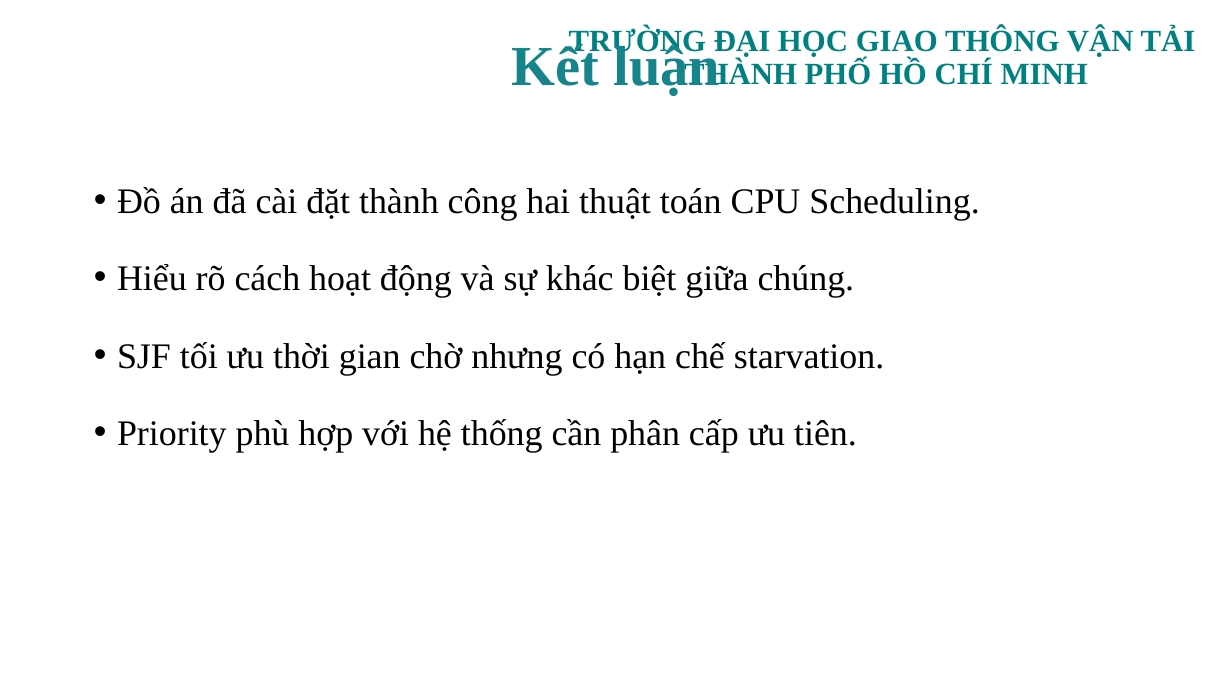
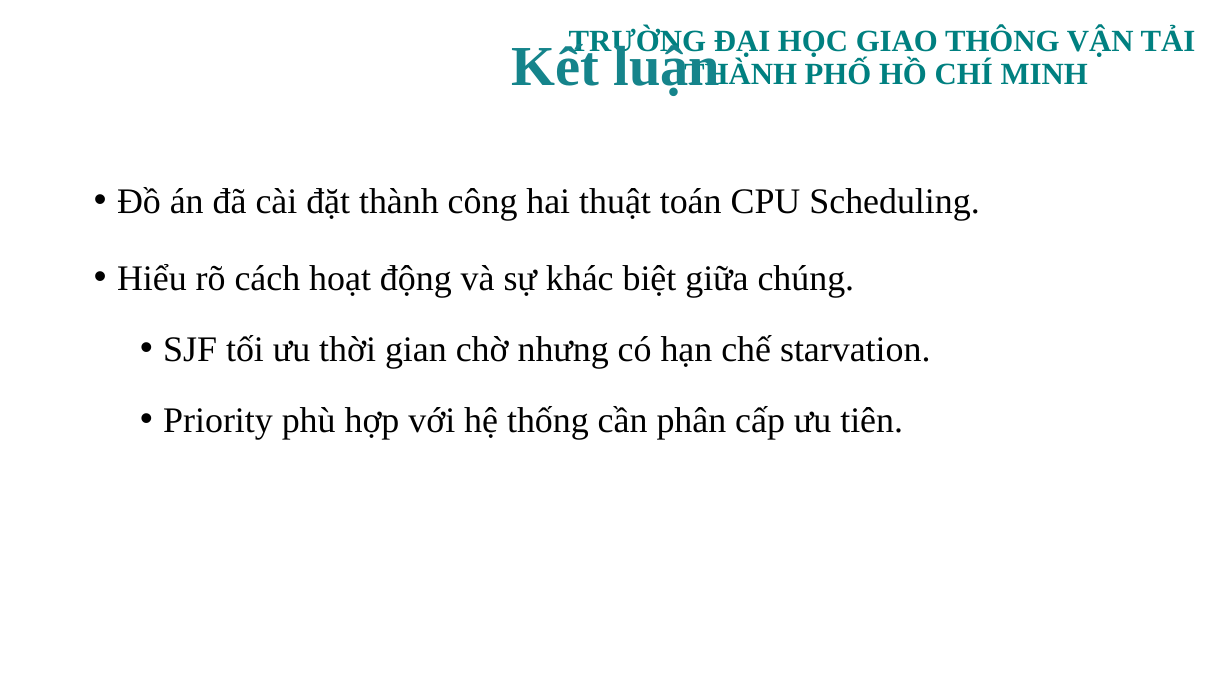
Before and after one commit to tkimngan040/OS_Group08_OS_SCH_04, a slide deck: slide 13 of PPTX/OS_SCH_04_GROUP08.pptx. Drawn at 1232x693 pixels with LibreOffice and Linux fonts; fonts in the diff are those of the drawing; background and template pictures are left out. Boxes give left, top, right and bottom in pixels: in the first picture for what was removed or moved away, otherwise in the second. Text is boxed around its words. In the diff, an @@ line names an element or a change of style, - is before the commit and + after.

```diff
--- a/PPTX/OS_SCH_04_GROUP08.pptx
+++ b/PPTX/OS_SCH_04_GROUP08.pptx
@@ text at box(163, 335, 930, 440): list level 1 to 2 in "SJF tối ưu thời gian ..."; list level 1 to 2 in "Priority phù hợp với hệ ..." @@
```
Also in this commit, not shown: 1 other slide changed.
